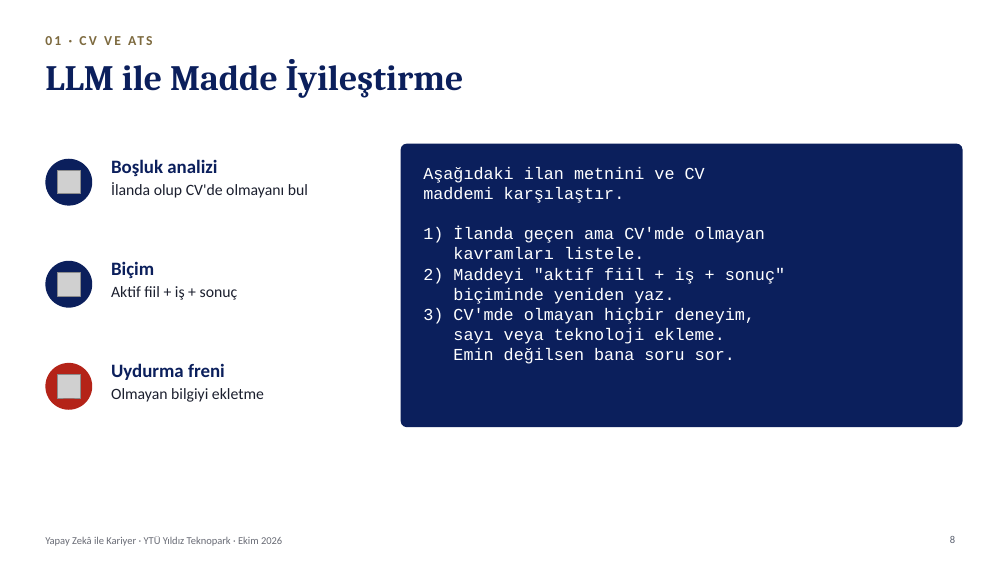
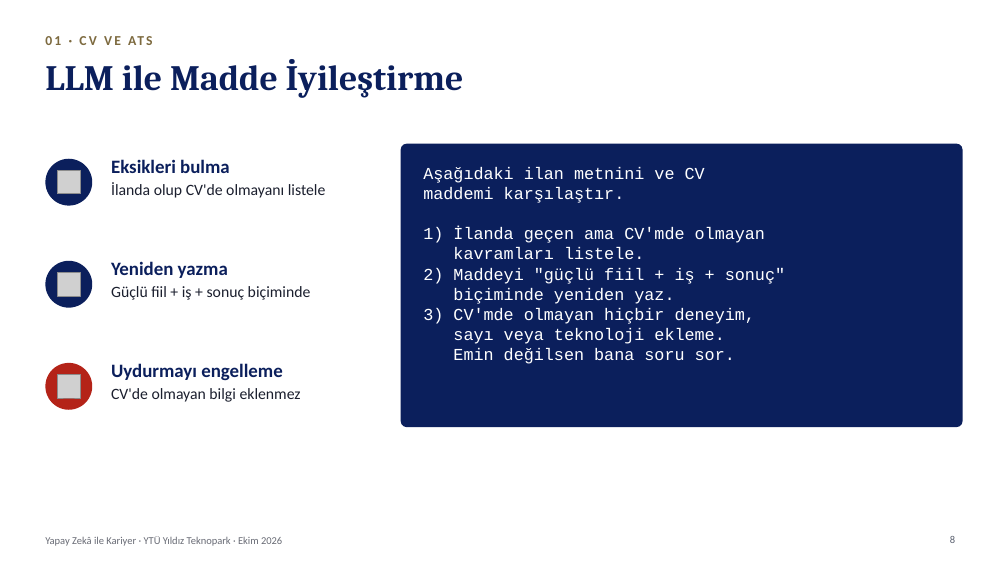
Before and after one commit to kaayra2000/kurslar, a slide deck: slide 8 of sunum/sunum.pptx. Drawn at 1008x567 pixels with LibreOffice and Linux fonts; fonts in the diff are those of the drawing; grey boxes stand for pictures; background and template pictures are left out. Boxes give left, top, right and bottom in pixels: in the first picture for what was removed or moved away, otherwise in the second. Text is boxed around its words. In the diff, an @@ line names an element or a change of style, - is before the commit and + after.

```diff
--- a/sunum/sunum.pptx
+++ b/sunum/sunum.pptx
@@ text at bbox=[111, 159, 326, 198]: text changed @@
-Boşluk analizi
-İlanda olup CV'de olmayanı bul
+Eksikleri bulma
+İlanda olup CV'de olmayanı listele
@@ text at bbox=[111, 261, 311, 300]: text changed @@
-Biçim
-Aktif fiil + iş + sonuç
+Yeniden yazma
+Güçlü fiil + iş + sonuç biçiminde
@@ text at bbox=[423, 268, 785, 284]: text changed @@
-2) Maddeyi "aktif fiil + iş + sonuç"
+2) Maddeyi "güçlü fiil + iş + sonuç"
@@ text at bbox=[111, 363, 301, 402]: text changed @@
-Uydurma freni
-Olmayan bilgiyi ekletme
+Uydurmayı engelleme
+CV'de olmayan bilgi eklenmez
```
Also in this commit, not shown: 17 other slides changed, 3 other files.
